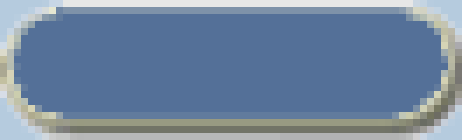
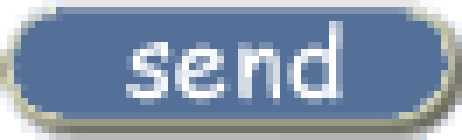
Layers edited between the first and the second 462 x 140 image:
added layer "send" above "Layer 1" over [126, 21, 343, 105]
painted on "Layer 1" over [0, 0, 462, 140]
removed layer (unnamed layer) over [0, 0, 462, 140]
